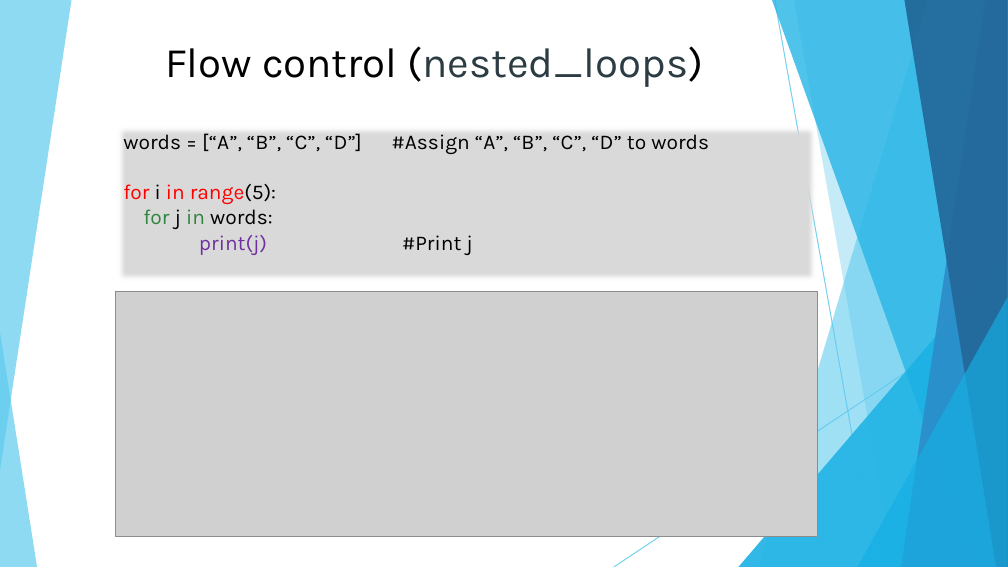
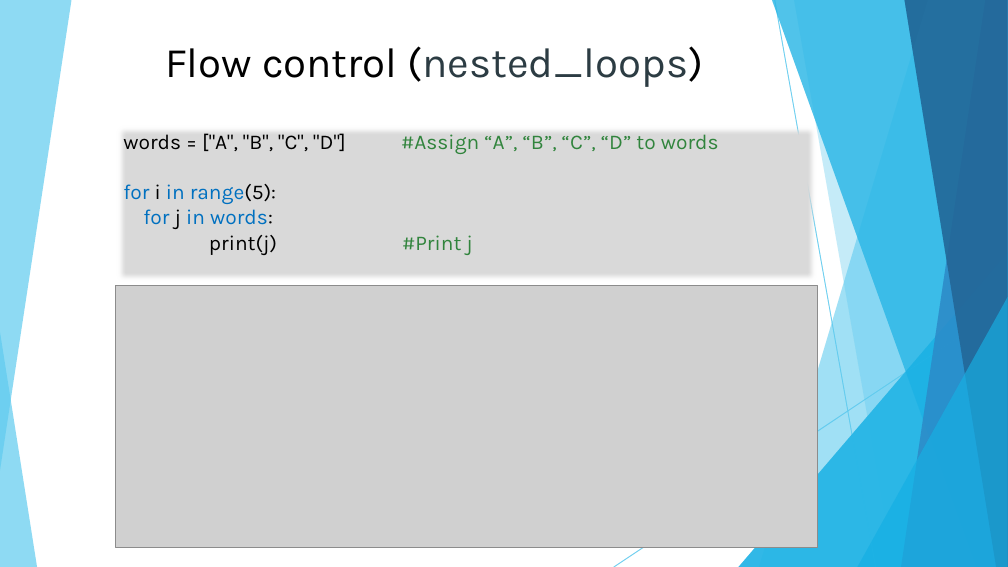
Before and after one commit to DavidChu0424/PythonIntroduction, a slide deck: slide 55 of Python Introduction.pptx (slide 47 before the commit). Drawn at 1008x567 pixels with LibreOffice and Linux fonts; fonts in the diff are those of the drawing; grey boxes stand for pictures. Boxes give left, top, right and bottom in pixels: in the first picture for what was removed or moved away, otherwise in the second. Text is boxed around its words. In the diff, an @@ line names an element or a change of style, - is before the commit and + after.

```diff
--- a/Python Introduction.pptx
+++ b/Python Introduction.pptx
@@ text in rectangle at (x1=123, y1=133, x2=719, y2=154): text changed; text colour #000000 to #31843D @@
-words = [“A”, “B”, “C”, “D”] #Assign “A”, “B”, “C”, “D” to words
+words = ["A", "B", "C", "D"] #Assign “A”, “B”, “C”, “D” to words
@@ text in rectangle at (x1=123, y1=184, x2=473, y2=255): text colour #FF0000 to #0070C0 in "for in range(5):"; text colour #31843D to #0070C0 in "for in"; text colour #000000 to #0070C0 in "words:"; text colour #7030A0 to #000000 in "print(j)"; text colour #000000 to #31843D in "#Print j" @@
@@ picture resized from (x1=116, y1=292, x2=817, y2=537) to (x1=116, y1=286, x2=817, y2=548) @@
```
Also in this commit, not shown: 38 other slides changed, 12 slides added.
